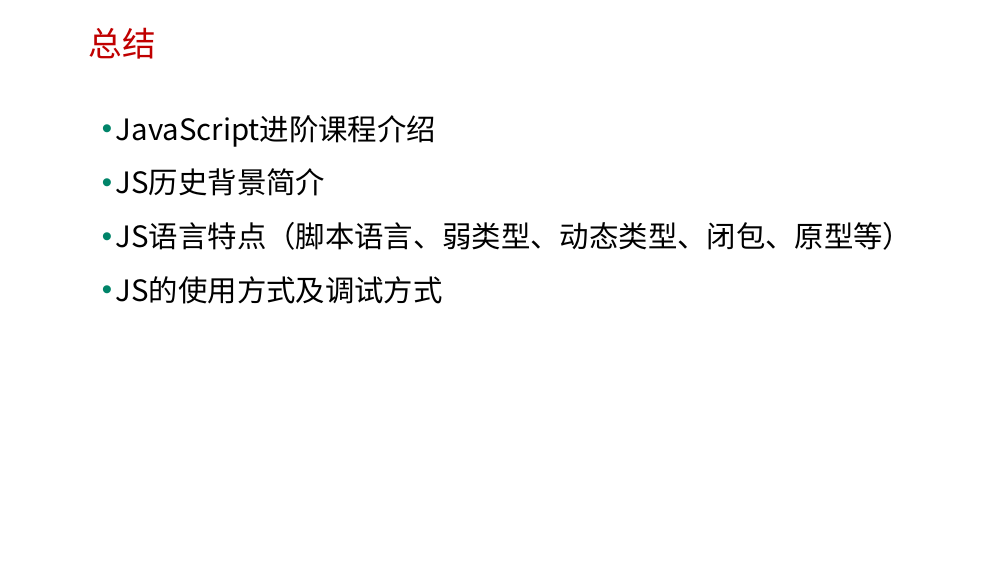
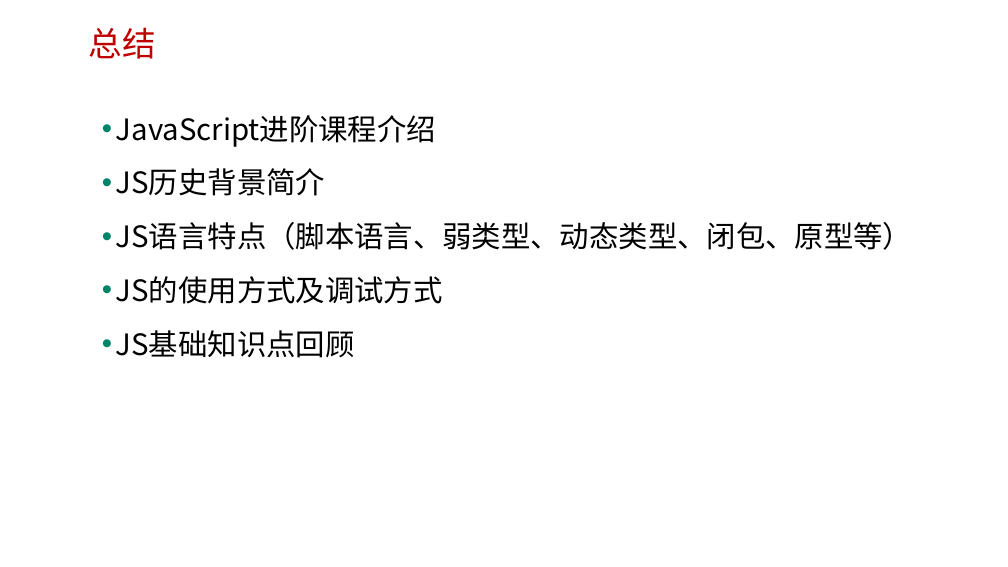
Before and after one commit to edu2act/course-javascript-advanced, a slide deck: slide 20 of 课程PPT/01.JavaScript发展历程及语言特点.pptx. Drawn at 1008x567 pixels with LibreOffice and Linux fonts; fonts in the diff are those of the drawing; background and template pictures are left out. Boxes give left, top, right and bottom in pixels: in the first picture for what was removed or moved away, otherwise in the second. Text is boxed around its words. In the diff, an @@ line names an element or a change of style, - is before the commit and + after.

```diff
--- a/课程PPT/01.JavaScript发展历程及语言特点.pptx
+++ b/课程PPT/01.JavaScript发展历程及语言特点.pptx
@@ text at (116, 330, 355, 358): paragraph added @@
+• JS基础知识点回顾
```
Also in this commit, not shown: 3 other slides changed, 14 other files.
